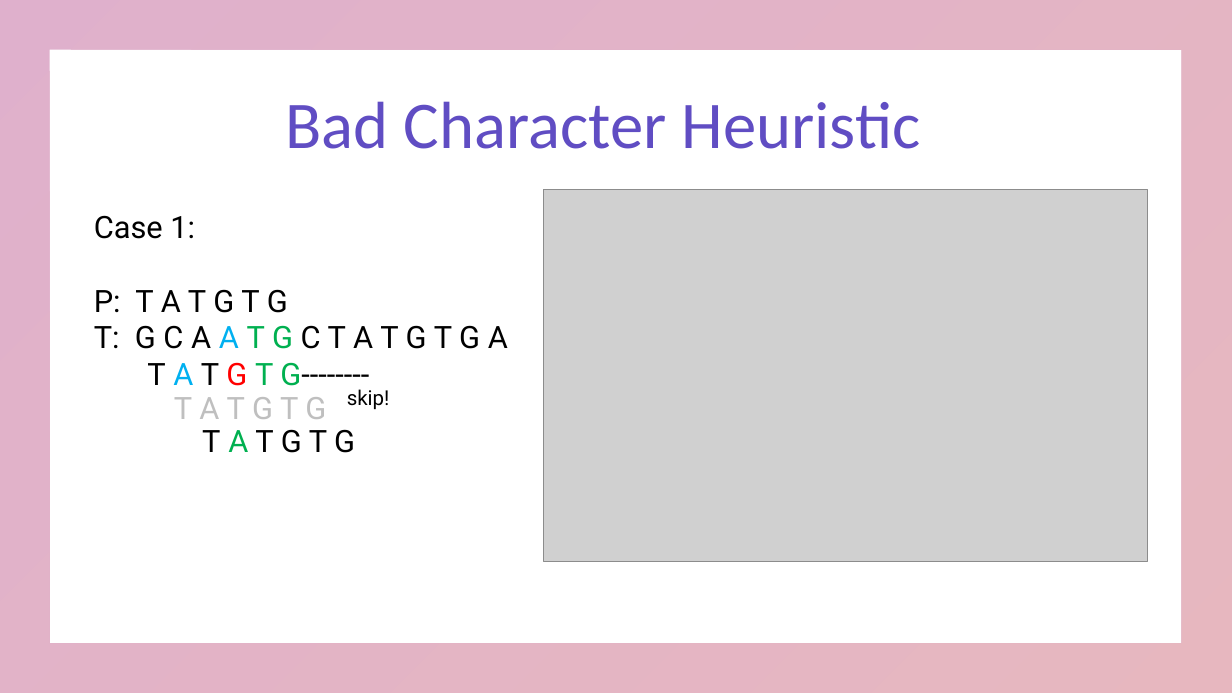
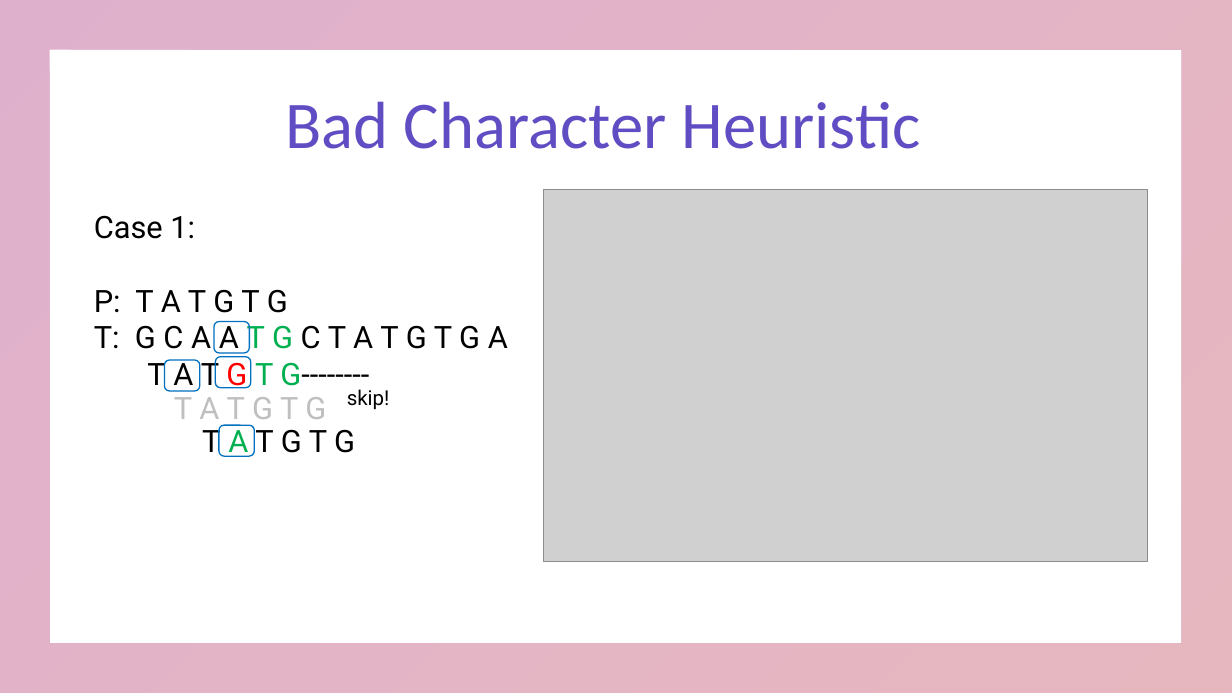
Before and after one commit to a-dumas/CSC-212-Final, a slide deck: slide 5 of Final_Presentation.pptx. Drawn at 1232x693 pixels with LibreOffice and Linux fonts; fonts in the diff are those of the drawing; grey boxes stand for pictures. Boxes give left, top, right and bottom in pixels: in the first picture for what was removed or moved away, otherwise in the second. Text is boxed around its words. In the diff, an @@ line names an element or a change of style, - is before the commit and + after.

```diff
--- a/Final_Presentation.pptx
+++ b/Final_Presentation.pptx
@@ text at (94,289,508,394): text colour #00B0F0 to #000000 in "A", "A" @@
@@ rounded rectangle added at (214,322,250,353), outline #0070C0 1 pt @@
@@ rounded rectangle added at (215,357,250,388), outline #0070C0 1 pt @@
@@ rounded rectangle added at (165,360,200,392), outline #0070C0 1 pt @@
@@ rounded rectangle added at (219,425,254,457), outline #0070C0 1 pt @@
```
Also in this commit, not shown: 1 other slide changed.
